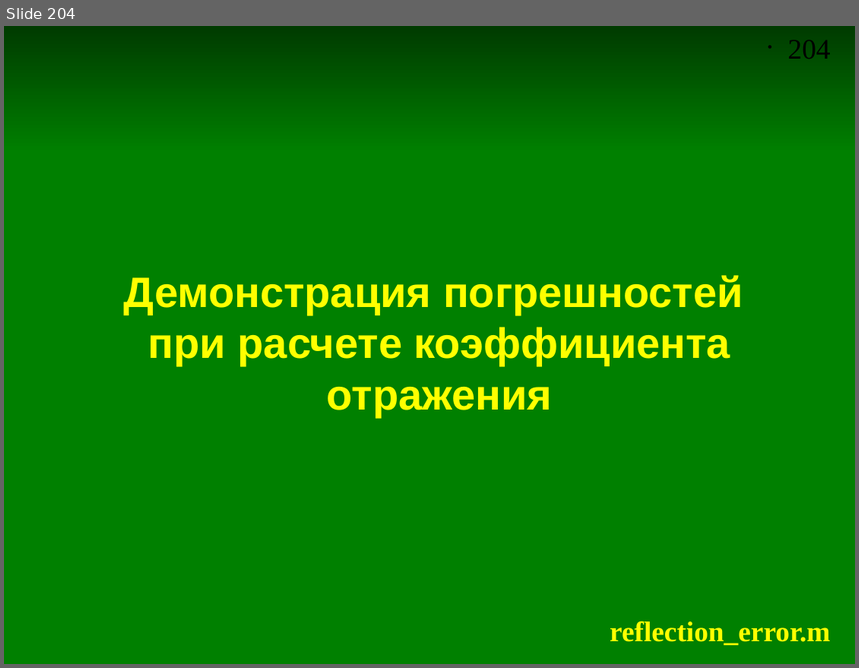
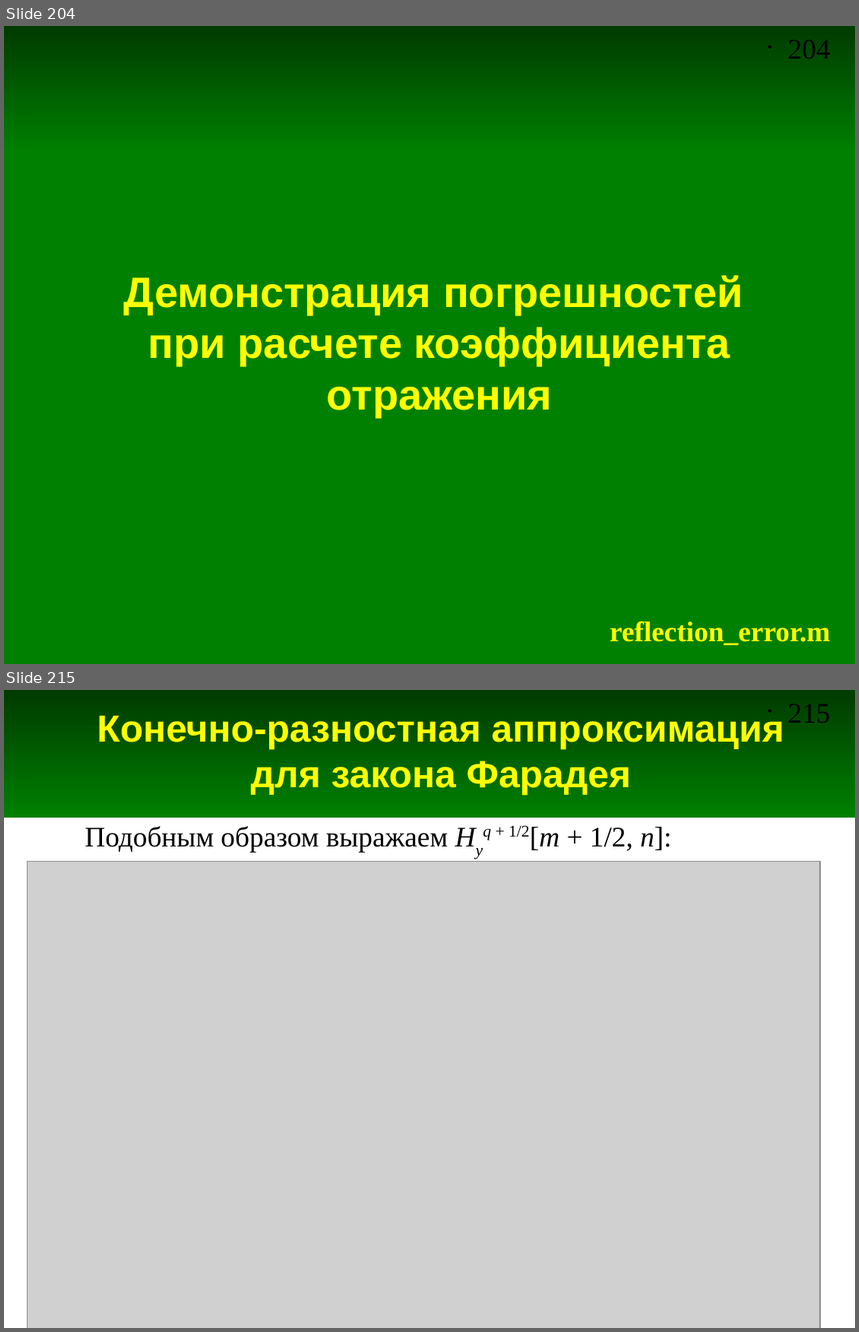
Before and after one commit to andris0147sv/modelling, a slide deck: presentations/2. FDTD.odp. Shown one above the other, each under a label of ours: slide 204 before the commit, slides 204 and 215 after it; the slides between them are not shown. The pictures are 859x668 and 859x1332 pixels, drawn with LibreOffice and Linux fonts; fonts in the diff are those of the drawing; grey boxes stand for pictures. Boxes give left, top, right and bottom in pixels: in the first picture for what was removed or moved away, otherwise in the second. Text is boxed around its words. In the diff, an @@ line names an element or a change of style, - is before the commit and + after.

```diff
--- a/presentations/2. FDTD.odp
+++ b/presentations/2. FDTD.odp
@@ slide 215 added at (4,690,855,1328), background #FFFFFF; not listed: 2 template elements that a slide beside it also shows @@
@@ title added at (97,712,785,796), 32 pt, text #FFFF00, bold @@
+Конечно-разностная аппроксимация для закона Фарадея
@@ text added at (85,825,671,852), 24 pt, text #000000 @@
+Подобным образом выражаем Hyq + 1/2[m + 1/2, n]:
@@ picture added at (28,861,820,1328) @@
```
Also in this commit, not shown: 11 other slides added.
